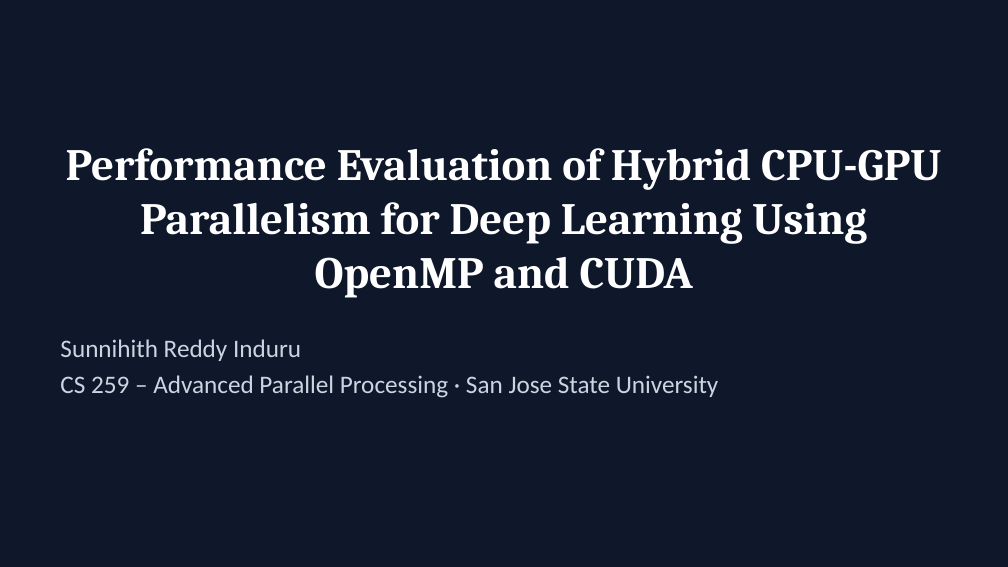
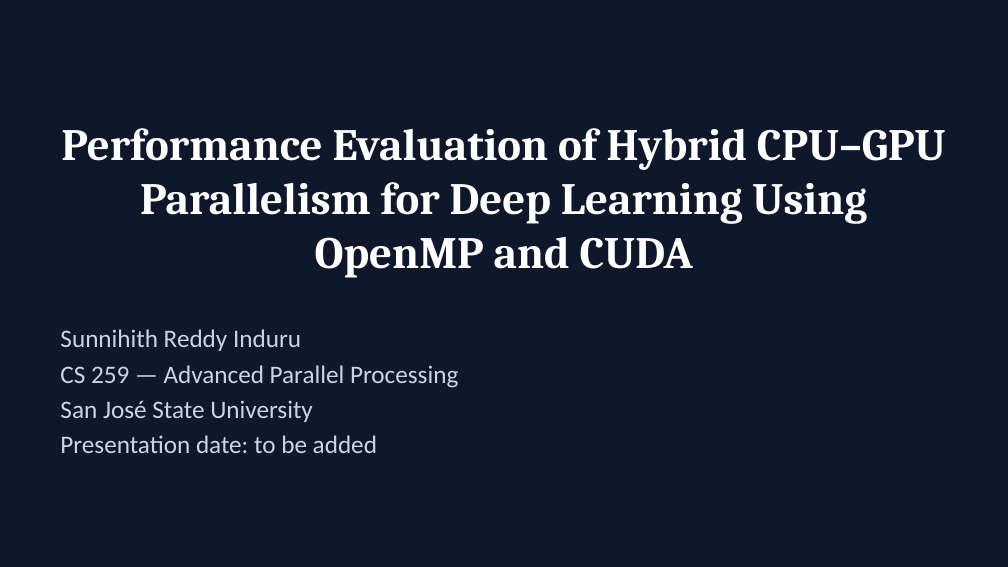
Before and after one commit to SUNNIHITHreddy-INDURU/cs259-hybrid-cpu-gpu-deep-learning, a slide deck: slide 1 of presentation/CS259_Hybrid_CPU_GPU_Induru.pptx. Drawn at 1008x567 pixels with LibreOffice and Linux fonts; fonts in the diff are those of the drawing. Boxes give left, top, right and bottom in pixels: in the first picture for what was removed or moved away, otherwise in the second. Text is boxed around its words. In the diff, an @@ line names an element or a change of style, - is before the commit and + after.

```diff
--- a/presentation/CS259_Hybrid_CPU_GPU_Induru.pptx
+++ b/presentation/CS259_Hybrid_CPU_GPU_Induru.pptx
@@ title at bbox=[61, 128, 946, 278]: text changed @@
-Performance Evaluation of Hybrid CPU-GPU Parallelism for Deep Learning Using OpenMP and CUDA
+Performance Evaluation of Hybrid CPU–GPU Parallelism for Deep Learning Using OpenMP and CUDA
@@ text "Sunnihith Reddy Induru": place and size @@
-text "Sunnihith Reddy Induru" at bbox=[60, 339, 719, 398]
+text "Sunnihith Reddy Induru" at bbox=[60, 329, 458, 453]
@@ text at bbox=[60, 365, 458, 453]: text changed @@
-CS 259 – Advanced Parallel Processing · San Jose State University
+CS 259 — Advanced Parallel Processing
+San José State University
+Presentation date: to be added
```
Also in this commit, not shown: 13 other slides changed, 14 slides added, 8 slides removed, 11 other files.
